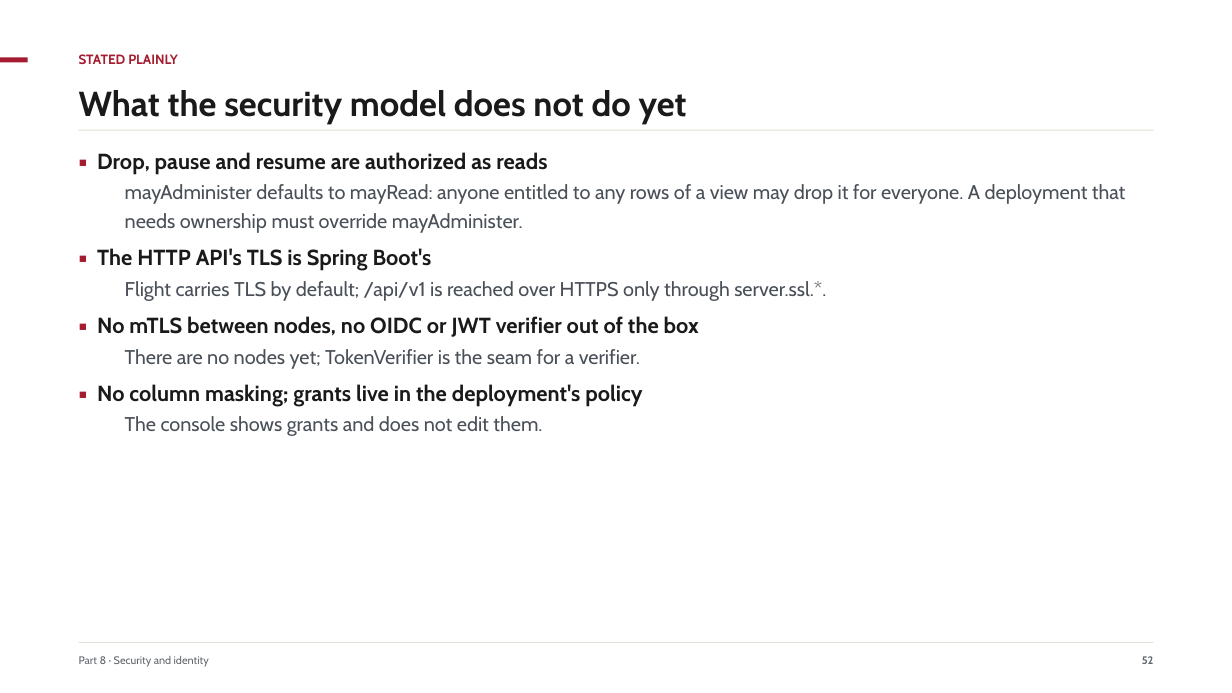
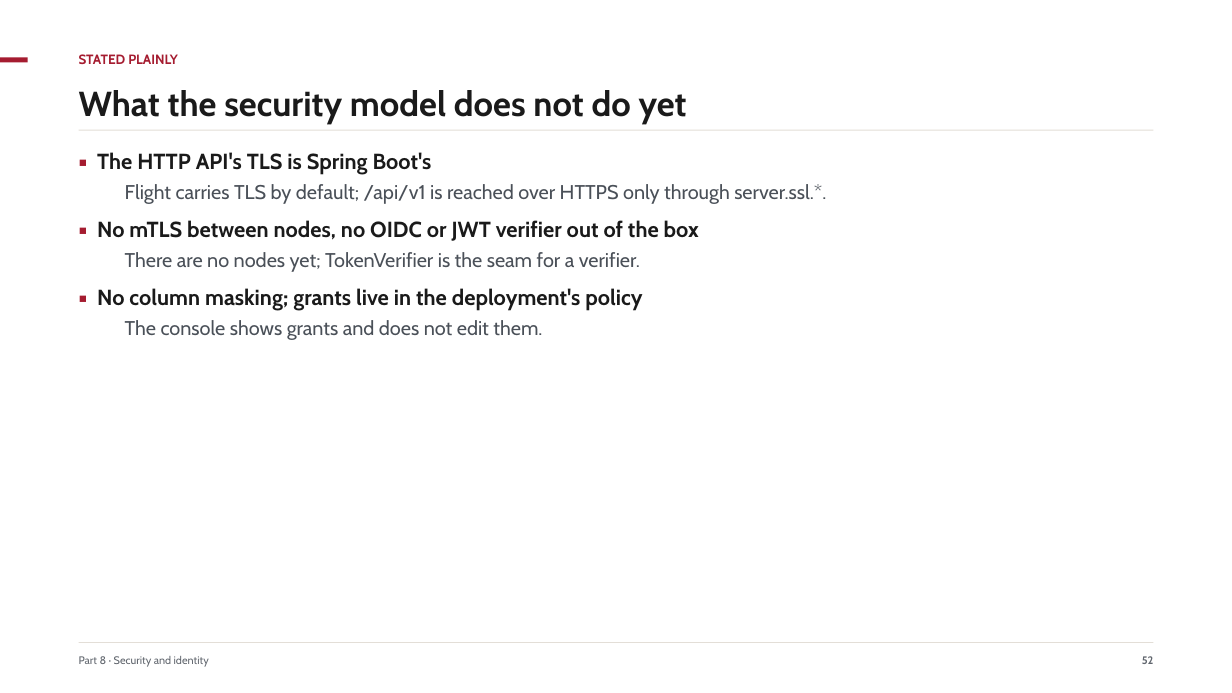
Before and after one commit to ajsinha/pravaha, a slide deck: slide 52 of docs/Pravaha-Continuous-SQL-Engine-Design-and-Evidence.pptx. Drawn at 1232x693 pixels with LibreOffice and Linux fonts; fonts in the diff are those of the drawing. Boxes give left, top, right and bottom in pixels: in the first picture for what was removed or moved away, otherwise in the second. Text is boxed around its words. In the diff, an @@ line names an element or a change of style, - is before the commit and + after.

```diff
--- a/docs/Pravaha-Continuous-SQL-Engine-Design-and-Evidence.pptx
+++ b/docs/Pravaha-Continuous-SQL-Engine-Design-and-Evidence.pptx
@@ text at bbox=[97, 152, 1125, 233]: paragraphs removed @@
-▪ Drop, pause and resume are authorized as reads
-  mayAdminister defaults to mayRead: anyone entitled to any rows of a view may drop it for everyone. A deployment that needs ownership must override mayAdminister.
@@ text at bbox=[97, 152, 432, 175]: less space between paragraphs @@
```
Also in this commit, not shown: 1 other slide changed, 20 other files.
